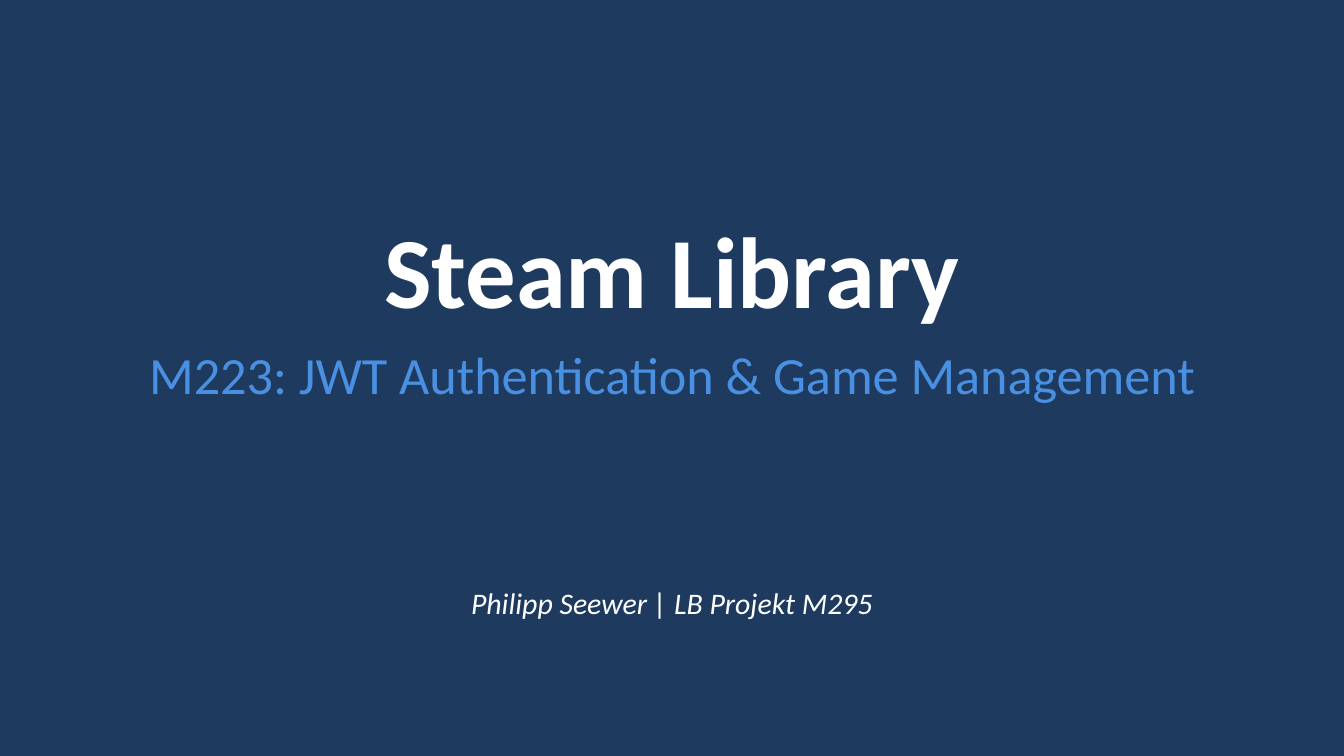
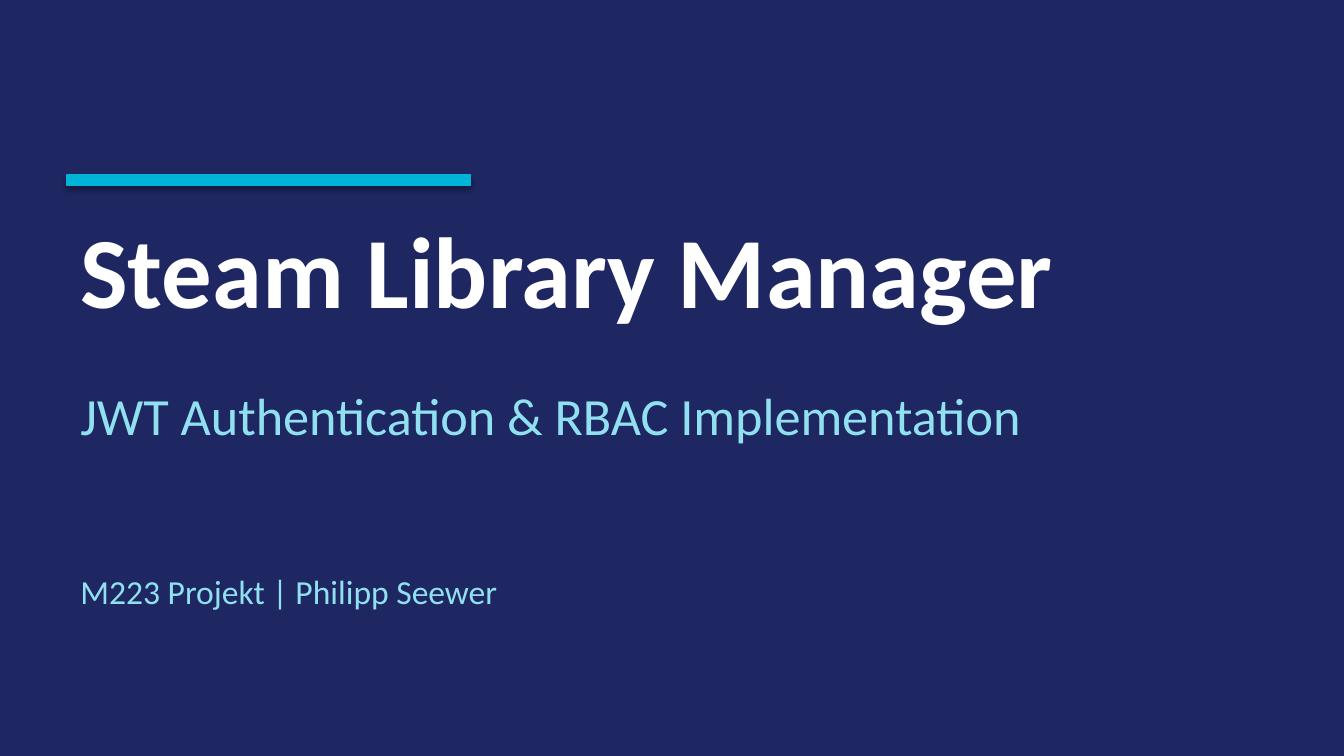
Before and after one commit to Pipo0911/LB-Projekt-M223_Philipp-Seewer, a slide deck: slide 1 of M223_Presentation.pptx. Drawn at 1344x756 pixels with LibreOffice and Linux fonts; fonts in the diff are those of the drawing. Boxes give left, top, right and bottom in pixels: in the first picture for what was removed or moved away, otherwise in the second. Text is boxed around its words. In the diff, an @@ line names an element or a change of style, - is before the commit and + after.

```diff
--- a/M223_Presentation.pptx
+++ b/M223_Presentation.pptx
@@ background #1E3A5F to #1E2761 @@
@@ rectangle added at [67, 175, 470, 185], fill #00B4D8, outline #00B4D8 0.75 pt @@
@@ text at [80, 237, 1053, 325]: text changed @@
-Steam Library
+Steam Library Manager
@@ text at [80, 398, 1020, 444]: text changed; text colour #4A90E2 to #90E0EF @@
-M223: JWT Authentication & Game Management
+JWT Authentication & RBAC Implementation
@@ text at [80, 580, 497, 610]: text changed; size 16 to 18 pt; text colour #FFFFFF to #90E0EF; italic off @@
-Philipp Seewer | LB Projekt M295
+M223 Projekt | Philipp Seewer
```
Also in this commit, not shown: 3 other slides changed, 5 slides added, 4 slides removed, 1 other file.
